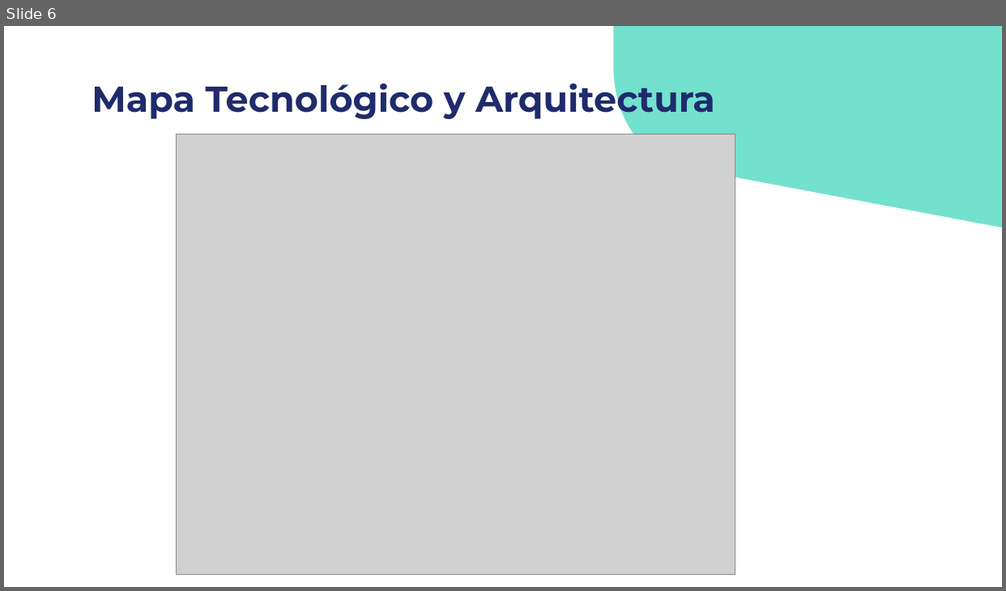
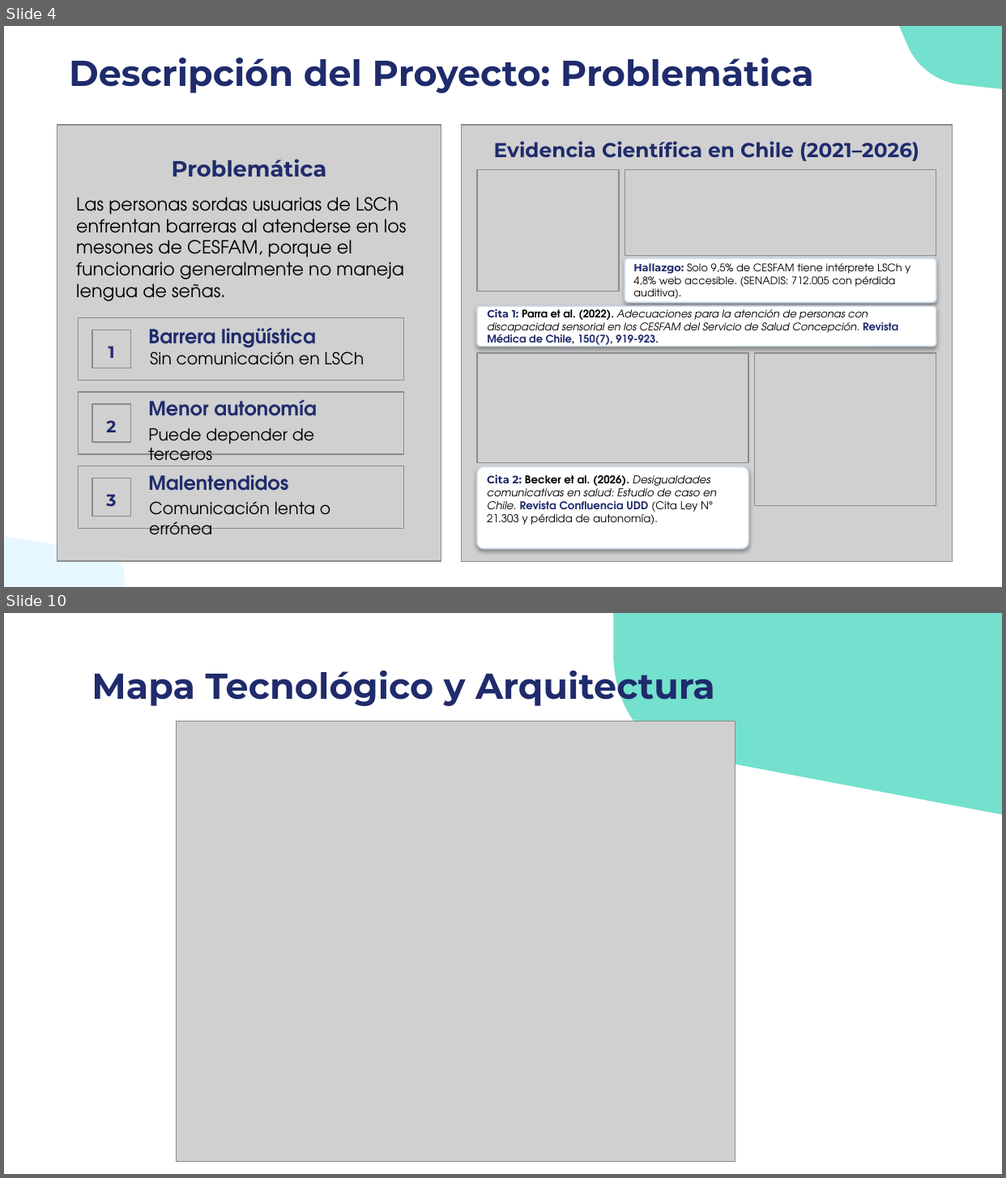
Before and after one commit to mtynnn/senatext, a slide deck: Fase 2/Evidencias Proyecto/Gestion_proyecto/Presentación Proyecto.pptx. Shown one above the other, each under a label of ours: slide 6 before the commit, slides 4 and 10 after it; the slides between them are not shown. The pictures are 1006x591 and 1006x1178 pixels, drawn with LibreOffice and Linux fonts; fonts in the diff are those of the drawing; grey boxes stand for pictures. Boxes give left, top, right and bottom in pixels: in the first picture for what was removed or moved away, otherwise in the second. Text is boxed around its words. In the diff, an @@ line names an element or a change of style, - is before the commit and + after.

```diff
--- a/Fase 2/Evidencias Proyecto/Gestion_proyecto/Presentación Proyecto.pptx
+++ b/Fase 2/Evidencias Proyecto/Gestion_proyecto/Presentación Proyecto.pptx
@@ slide 4 added at (4, 26, 1002, 587), background #FFFFFF @@
@@ freeform shape added at (899, 26, 1002, 89), fill #73E1CD @@
@@ title added at (69, 58, 814, 93), 26 pt, text #1F2B6C, bold @@
+Descripción del Proyecto: Problemática
@@ picture added at (57, 125, 441, 562) @@
@@ picture added at (461, 125, 952, 562) @@
@@ text added at (494, 141, 919, 161), 14.5 pt, text #1F2B6C, bold @@
+Evidencia Científica en Chile (2021–2026)
@@ text added at (172, 159, 327, 177), 16 pt, text #1F2B6C, bold @@
+Problemática
@@ picture added at (477, 169, 619, 292) @@
@@ picture added at (624, 169, 936, 255) @@
@@ subtitle added at (76, 197, 407, 301), 13 pt, text #000000 @@
+Las personas sordas usuarias de LSCh enfrentan barreras al atenderse en los mesones de CESFAM, porque el funcionario generalmente no maneja lengua de señas.
@@ rounded rectangle added at (624, 258, 936, 302), fill #FFFFFF, outline #D0DEEB 1 pt @@
@@ text added at (633, 263, 910, 299), 7.5 pt, text #000000 @@
+Hallazgo: Solo 9,5% de CESFAM tiene intérprete LSCh y 4,8% web accesible. (SENADIS: 712.005 con pérdida auditiva).
@@ rounded rectangle added at (477, 306, 936, 346), fill #FFFFFF, outline #D0DEEB 1 pt @@
@@ text added at (487, 306, 898, 348), 7.6 pt, text #000000, italic @@
+Cita 1: Parra et al. (2022). Adecuaciones para la atención de personas con discapacidad sensorial en los CESFAM del Servicio de Salud Concepción. Revista Médica de Chile, 150(7), 919-923.
@@ picture added at (78, 318, 403, 382) @@
@@ picture added at (91, 331, 130, 369) @@
@@ text added at (148, 327, 316, 348), 14 pt, text #1F2B6C, bold @@
+Barrera lingüística
@@ text added at (108, 346, 115, 358), 12 pt, text #1F2B6C, bold @@
+1
@@ text added at (150, 348, 364, 365), 12 pt, text #000000 @@
+Sin comunicación en LSCh
@@ picture added at (477, 353, 748, 463) @@
@@ picture added at (754, 353, 936, 506) @@
@@ picture added at (78, 392, 403, 455) @@
@@ picture added at (91, 404, 130, 442) @@
@@ text added at (148, 399, 316, 416), 14 pt, text #1F2B6C, bold @@
+Menor autonomía
@@ text added at (106, 420, 116, 433), 12 pt, text #1F2B6C, bold @@
+2
@@ text added at (148, 429, 314, 467), 12 pt, text #000000 @@
+Puede depender de terceros
@@ picture added at (78, 466, 403, 529) @@
@@ picture added at (91, 478, 130, 516) @@
@@ text added at (148, 475, 288, 491), 14 pt, text #1F2B6C, bold @@
+Malentendidos
@@ rounded rectangle added at (477, 467, 748, 549), fill #FFFFFF, outline #D0DEEB 1 pt @@
@@ text added at (487, 475, 717, 525), 7.8 pt, text #000000 @@
+Cita 2: Becker et al. (2026). Desigualdades comunicativas en salud: Estudio de caso en Chile. Revista Confluencia UDD (Cita Ley N° 21.303 y pérdida de autonomía).
@@ text added at (106, 494, 116, 507), 12 pt, text #1F2B6C, bold @@
+3
@@ text added at (149, 501, 330, 535), 12 pt, text #000000 @@
+Comunicación lenta o errónea
@@ freeform shape added at (4, 537, 125, 587), fill #E7F7FF @@
@@ what was slide 6 is now slide 10 @@
```
Also in this commit, not shown: 3 slides changed, 9 other slides added, 4 slides removed.
